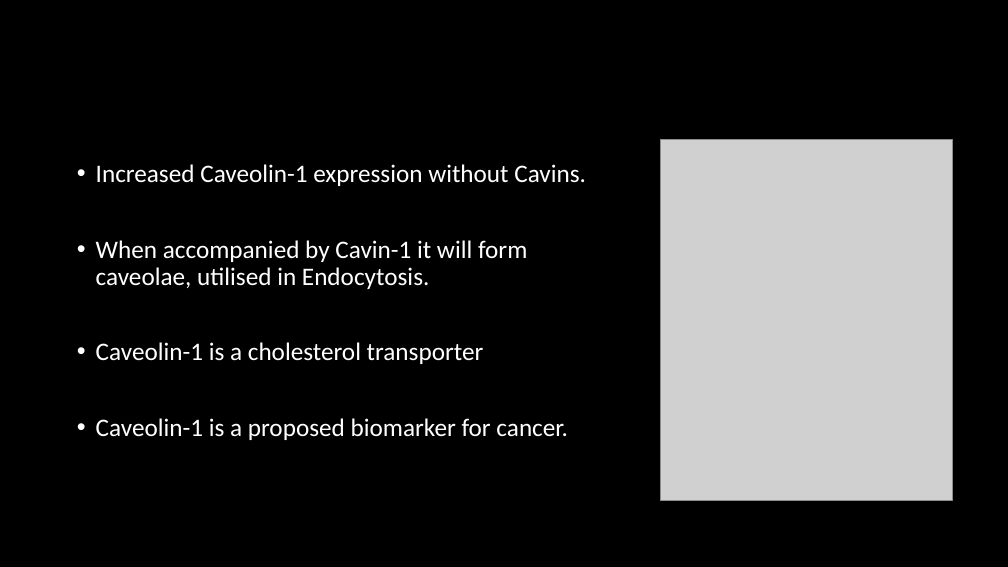
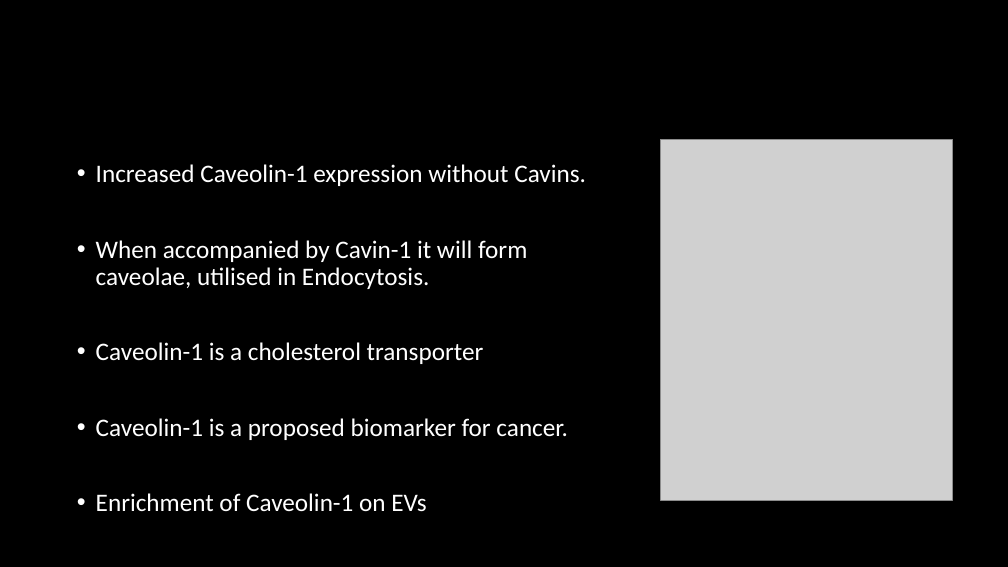
Before and after one commit to HarleyRobinson/Honours2, a slide deck: slide 6 of BackgroundInfo/Selective export of microRNA via extracellular vesicles.pptx. Drawn at 1008x567 pixels with LibreOffice and Linux fonts; fonts in the diff are those of the drawing; grey boxes stand for pictures; background and template pictures are left out. Boxes give left, top, right and bottom in pixels: in the first picture for what was removed or moved away, otherwise in the second. Text is boxed around its words. In the diff, an @@ line names an element or a change of style, - is before the commit and + after.

```diff
--- a/BackgroundInfo/Selective export of microRNA via extracellular vesicles.pptx
+++ b/BackgroundInfo/Selective export of microRNA via extracellular vesicles.pptx
@@ text at (x1=96, y1=493, x2=426, y2=512): paragraph added @@
+• Enrichment of Caveolin-1 on EVs
```
Also in this commit, not shown: 6 other slides changed, 1 slide added, 24 other files.
